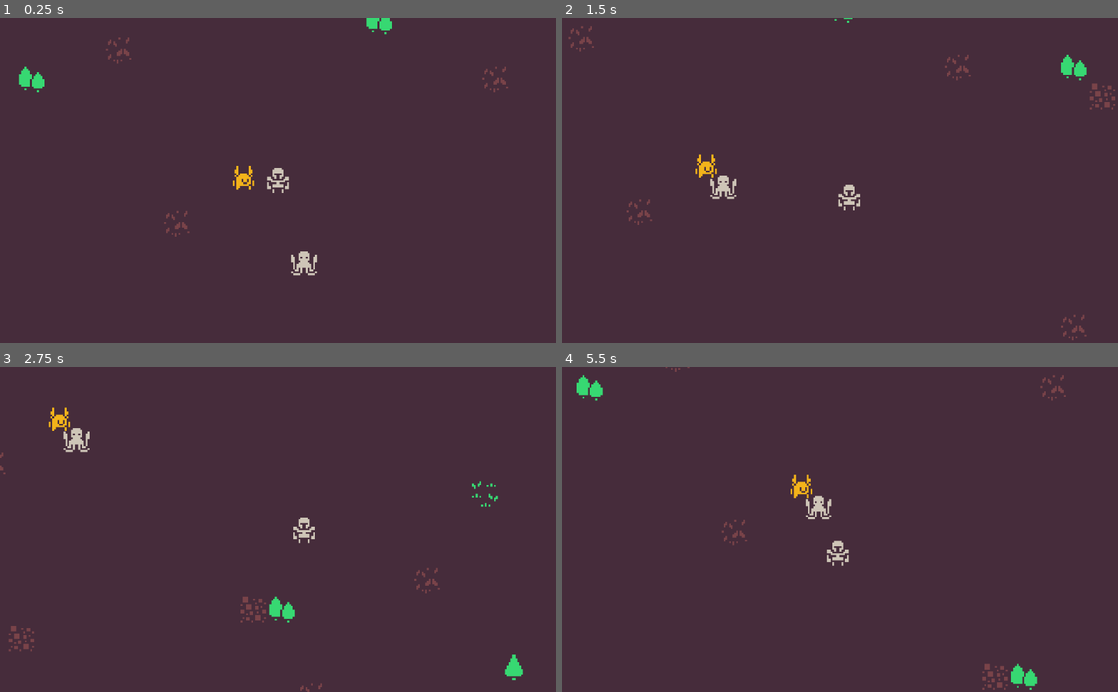
Above: before the commit, frames 1-4 (two rows, left to right).
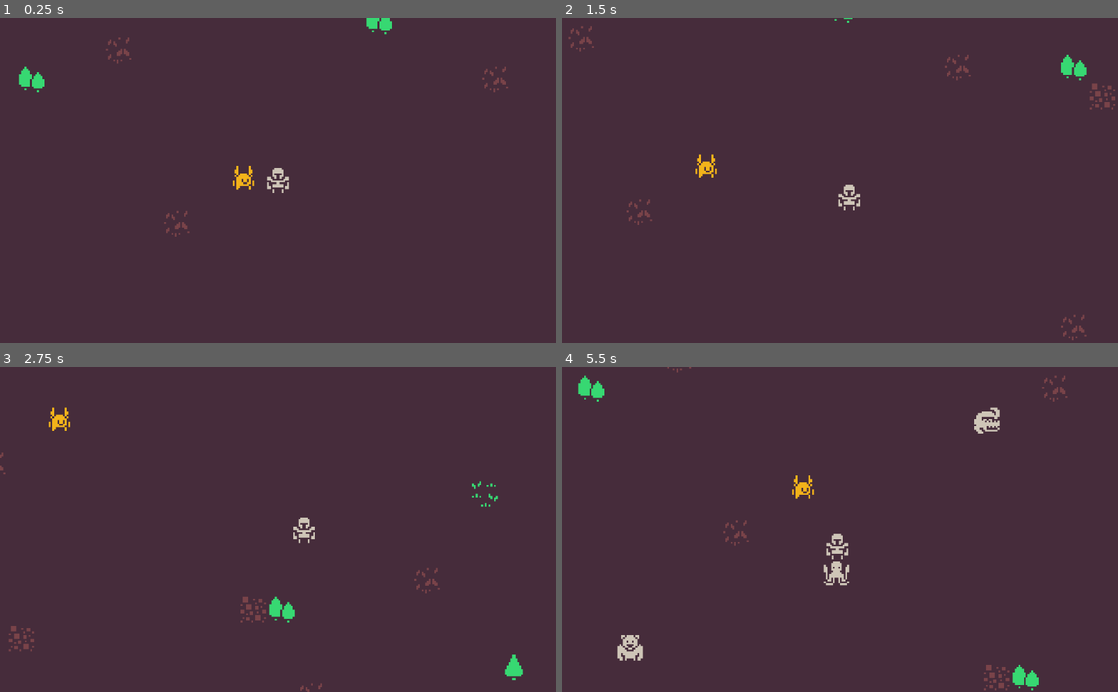
Above: after the commit, the same moments.

Repository: dsg-jam/LD46
Game: Godot game, scene res://assets/scenes/test.tscn
Same seed, same stepped clock (60 frames per second), same inputs: the game is played once before the commit and once after it.
Inputs:
- Up to frame 1 (0.25 s): no input
- Up to frame 2 (1.5 s): hold Right (player_right) 0.53-1.28 s; hold Down (player_down) from 1.28 s (still down)
- Up to frame 3 (2.75 s): release Down (player_down) at 2.03 s; hold Right (player_right) from 2.03 s (still down)
- Up to frame 4 (5.5 s): release Right (player_right) at 2.78 s; hold Up (player_up) 2.78-3.53 s; hold Left (player_left) 3.53-5.03 s; hold Down (player_down) from 5.03 s (still down)

The runs differ from the first frame. In frame 1, 0.2% of the frame differs, in the area x 52-58%, y 71-80%; in frame 2, 0.2%; in frame 3, 0.2%; in frame 4, 1.8%, in the area x 2-91%, y 0-100%.

Commit message:
Update enemy spawner

Diff:
--- a/assets/scenes/test.tscn
+++ b/assets/scenes/test.tscn
@@ -18,6 +18,8 @@
 [node name="Node2D" type="Node2D"]
 position = Vector2( -1, 1 )
 script = ExtResource( 5 )
+spawn_radius_min = 100.0
+spawn_radius_max = 500.0
 
 [node name="TileMap" type="TileMap" parent="."]
 tile_set = ExtResource( 3 )
@@ -74,3 +76,7 @@
 __meta__ = {
 "_edit_lock_": true
 }
+
+[node name="Timer" type="Timer" parent="."]
+autostart = true
+[connection signal="timeout" from="Timer" to="." method="_on_Timer_timeout"]
--- a/assets/scripts/EnemyControl.gd
+++ b/assets/scripts/EnemyControl.gd
@@ -32,7 +32,6 @@
 					time_combat = 0
 				else:
 					is_companion_alive = false
-					collider.queue_free()
 			else:
 				time_combat += delta
 	else:
--- a/assets/scripts/SpawnControl.gd
+++ b/assets/scripts/SpawnControl.gd
@@ -1,27 +1,50 @@
 extends Node
 
-var enemy_path = "res://assets/prefabs/Enemy.tscn"
+var enemy_path = preload("res://assets/prefabs/Enemy.tscn")
 #var resource_path = "res://assets/prefab/Resource.tscn"
+
+
+export var spawn_radius_min: float
+export var spawn_radius_max: float
+export var max_enemies: int = 25
+
+const math_utils := preload("math_utils.gd")
+
 var rng = RandomNumberGenerator.new()
+var enemy_count := 0
 
 # Called when the node enters the scene tree for the first time.
-func _ready():
-	spawn_enemy(-100, 100)
+
+func _on_Resource_tree_exiting() -> void:
+	enemy_count -= 1
+	print("enemies in world: ", enemy_count)
+
+# Spawn a resource at the given position.
+func spawn_resource(pos: Vector2) -> void:
+	var node: Node2D = enemy_path.instance()
+	node.position = pos
+	node.damage = rng.randi_range(1, 15)
+	node.speed = rng.randi_range(25, 100)
+	node.combat_speed = rng.randf_range(.5, 2)
+	add_child(node)
+	enemy_count += 1
+
+func _ready() -> void:
+	rng.randomize()
+
+# Generate a random position whose distance from the origin is between the radius bounds.
+func random_position() -> Vector2:
+	return math_utils.randvec_with_radius_range(rng, spawn_radius_min, spawn_radius_max)
+
+# Spawn a resource if the resource limit hasn't been reached.
+func maybe_spawn_resource() -> bool:
+	if enemy_count >= max_enemies:
+		# still enough resources
+		return false
+
+	spawn_resource(random_position())
+	return true
 
 
-func spawn_enemy(min_radius, max_radius):
-	rng.randomize()
-	var scene_resource = load(enemy_path)
-	var scene = scene_resource.instance()
-	var x_position = rng.randf_range(min_radius, max_radius)
-	var y_position = rng.randf_range(min_radius, max_radius)
-	scene.position = Vector2(x_position, y_position)
-	scene.damage = rng.randi_range(1, 15)
-	scene.speed = rng.randi_range(25, 100)
-	scene.combat_speed = rng.randf_range(.5, 2)
-	add_child(scene)
-	pass
-
-# Called every frame. 'delta' is the elapsed time since the previous frame.
-#func _process(delta):
-#	pass
+func _on_Timer_timeout():
+	maybe_spawn_resource()
--- /dev/null
+++ b/assets/scripts/math_utils.gd
@@ -0,0 +1,6 @@
+static func randvec_with_radius_range(rng: RandomNumberGenerator, rmin: float, rmax: float) -> Vector2:
+	# TODO is there a more efficient way of doing this?
+	var r: float = rng.randf_range(rmin, rmax)
+	var phi: float = rng.randf_range(0, TAU)
+
+	return Vector2(r * cos(phi), r * sin(phi))
